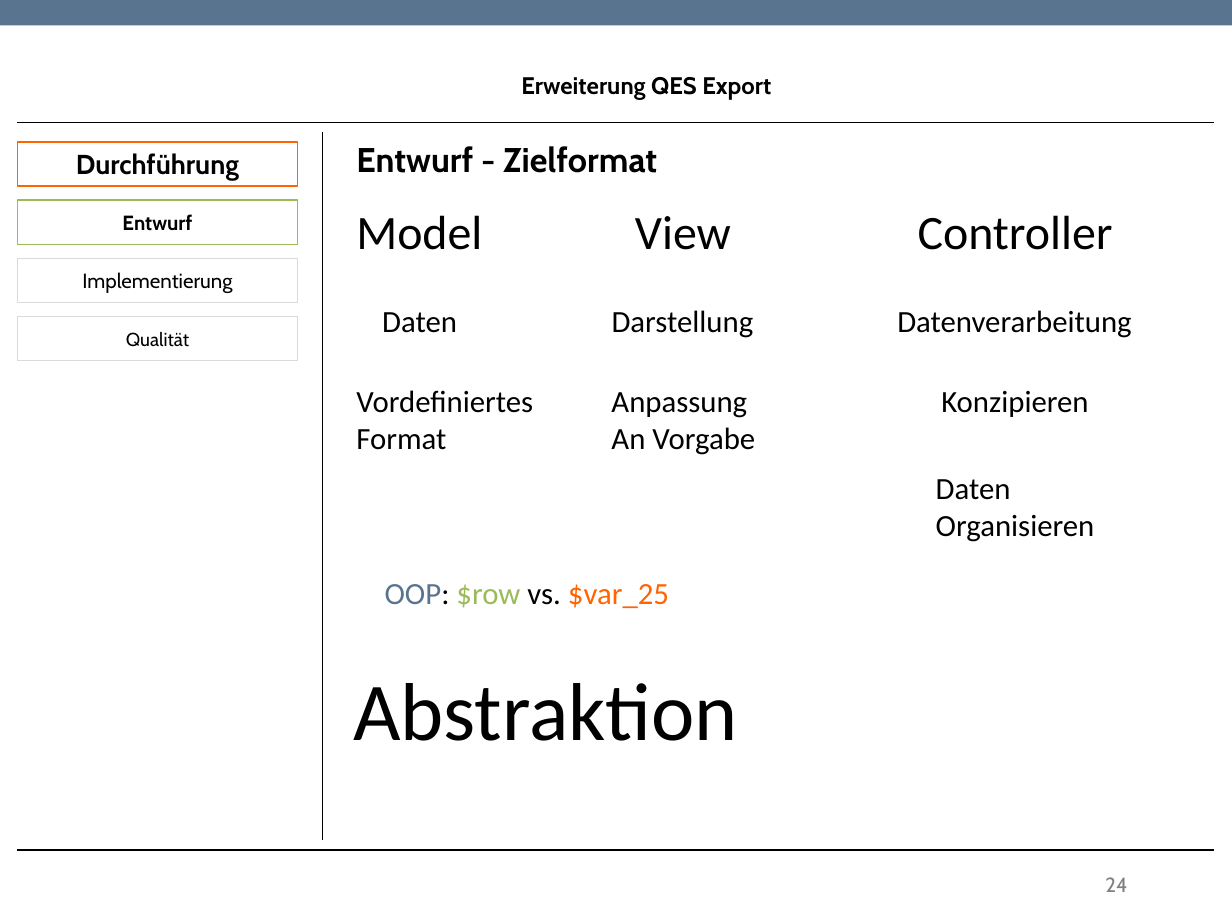
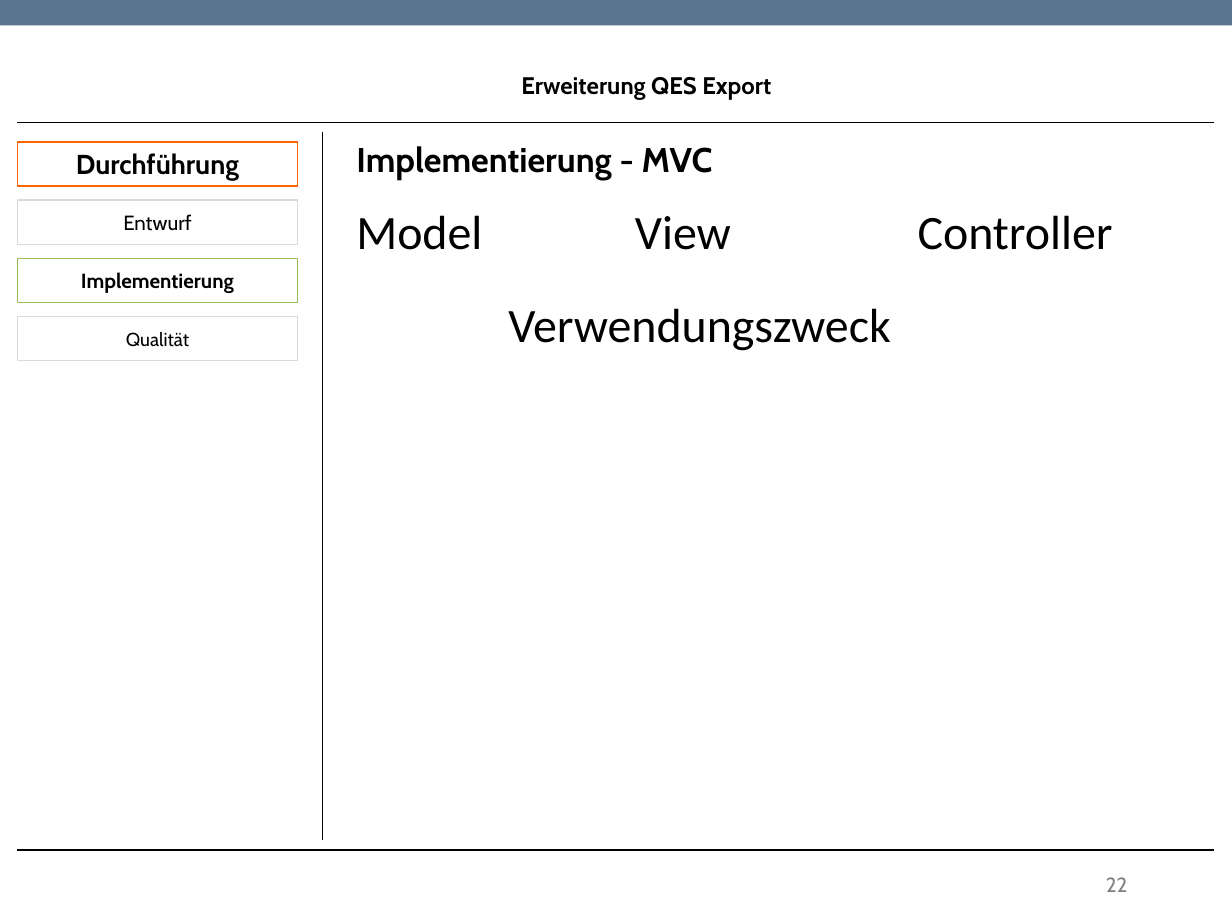
Before and after one commit to TwoHorus/dbExelExportLaravel, a slide deck: slide 22 of DOC/Fachgespraech.pptx (slide 24 before the commit). Drawn at 1232x924 pixels with LibreOffice and Linux fonts; fonts in the diff are those of the drawing; background and template pictures are left out. Boxes give left, top, right and bottom in pixels: in the first picture for what was removed or moved away, otherwise in the second. Text is boxed around its words. In the diff, an @@ line names an element or a change of style, - is before the commit and + after.

```diff
--- a/DOC/Fachgespraech.pptx
+++ b/DOC/Fachgespraech.pptx
@@ text at box(356, 146, 713, 180): text changed @@
-Entwurf - Zielformat
+Implementierung - MVC
@@ rectangle "Entwurf" at box(17, 200, 298, 244): bold off; outline #9BBB59 0.85 pt to #DADADA 0.85 pt @@
@@ rectangle "Implementierung" at box(17, 259, 298, 303): bold on; outline #DADADA 0.85 pt to #9BBB59 0.85 pt @@
@@ text removed at box(382, 312, 457, 333) @@
-Daten
@@ text added at box(508, 308, 890, 351), 28 pt, text #000000 @@
+Verwendungszweck
@@ text removed at box(612, 310, 754, 338) @@
-Darstellung
@@ text removed at box(897, 310, 1131, 338) @@
-Datenverarbeitung
@@ text removed at box(356, 390, 533, 450) @@
-Vordefiniertes
-Format
@@ text removed at box(611, 392, 755, 455) @@
-Anpassung
-An Vorgabe
@@ text removed at box(941, 391, 1088, 417) @@
-Konzipieren
@@ text removed at box(936, 479, 1095, 542) @@
-Daten
-Organisieren
@@ text removed at box(385, 584, 669, 608) @@
-OOP: $row vs. $var_25
@@ text removed at box(353, 683, 737, 741) @@
-Abstraktion
@@ page number at box(1106, 877, 1127, 892): text changed @@
-24
+22
```
Also in this commit, not shown: 2 other slides changed, 1 slide removed.
